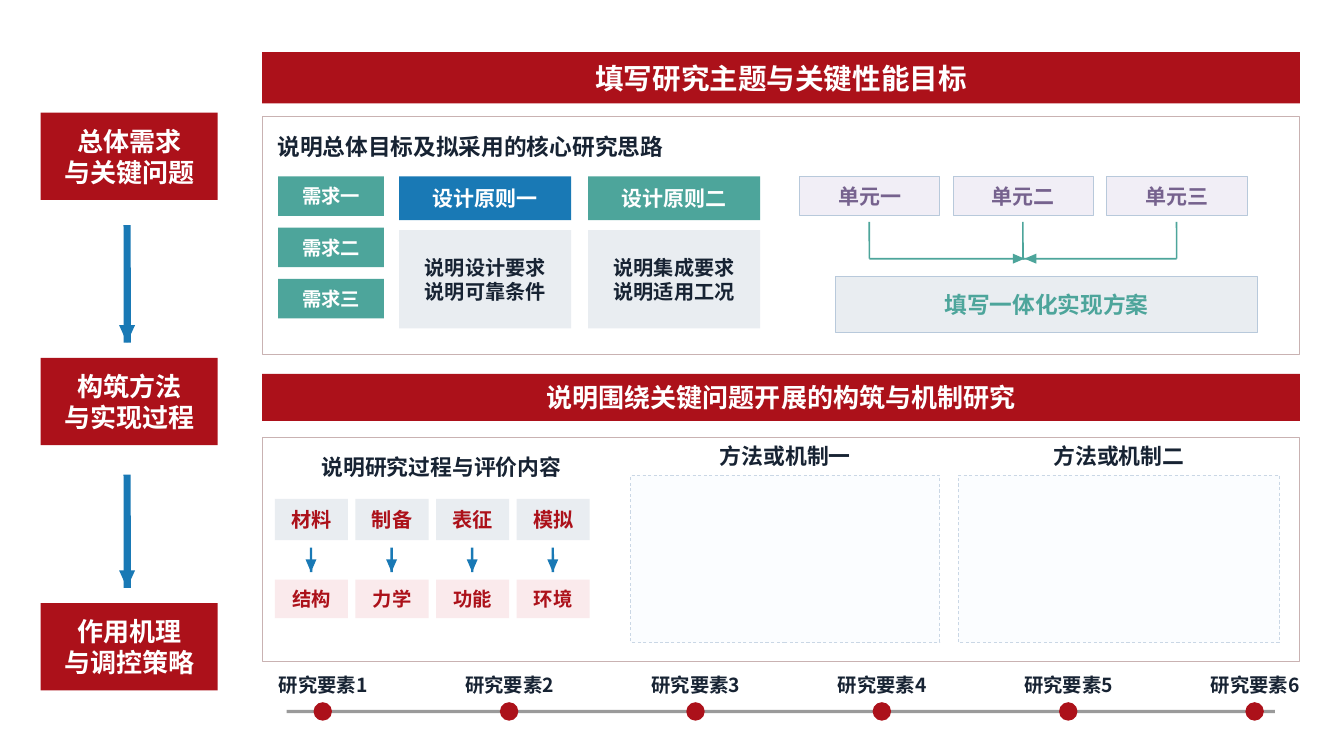
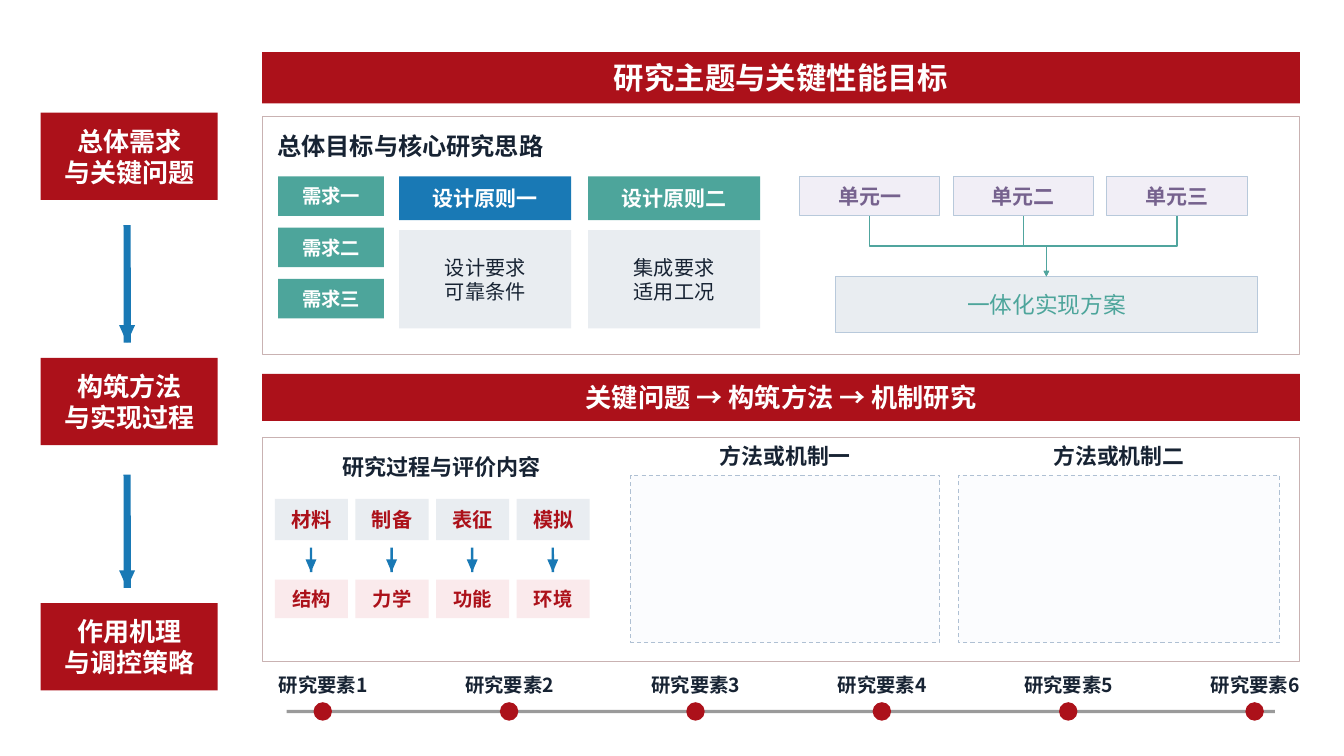
Before and after one commit to chengweihuu/research-opt-skill, a slide deck: slide 20 of assets/template-library.pptx. Drawn at 1344x756 pixels with LibreOffice and Linux fonts; fonts in the diff are those of the drawing. Boxes give left, top, right and bottom in pixels: in the first picture for what was removed or moved away, otherwise in the second. Text is boxed around its words. In the diff, an @@ line names an element or a change of style, - is before the commit and + after.

```diff
--- a/assets/template-library.pptx
+++ b/assets/template-library.pptx
@@ text in rectangle at (614,63,948,92): text changed; size 20.4 to 21.8 pt @@
-填写研究主题与关键性能目标
+研究主题与关键性能目标
@@ text at (277,134,543,157): text changed; size 16.2 to 17.2 pt @@
-说明总体目标及拟采用的核心研究思路
+总体目标与核心研究思路
@@ line removed from (869, 222) to (869, 259) @@
@@ elbow arrow added from (870, 216) to (1047, 276), #50A59E 1.05 pt @@
@@ line removed from (1023, 222) to (1023, 259) @@
@@ elbow arrow added from (1023, 216) to (1047, 276), #50A59E 1.05 pt @@
@@ elbow arrow added from (1178, 216) to (1047, 276), #50A59E 1.05 pt @@
@@ line removed from (1177, 222) to (1177, 259) @@
@@ text in rectangle at (445,258,526,301): text changed; bold off @@
-说明设计要求
-说明可靠条件
+设计要求
+可靠条件
@@ text in rectangle at (634,258,715,301): text changed; bold off @@
-说明集成要求
-说明适用工况
+集成要求
+适用工况
@@ line removed from (869, 259) to (1024, 259) @@
@@ freeform shape removed at (1013,254,1025,264) @@
@@ line removed from (1023, 259) to (1024, 259) @@
@@ line removed from (1177, 259) to (1024, 259) @@
@@ freeform shape removed at (1024,254,1036,264) @@
@@ text in rectangle at (967,294,1126,315): text changed; bold off @@
-填写一体化实现方案
+一体化实现方案
@@ text in rectangle at (586,384,977,410): text changed; size 18.6 to 18.8 pt @@
-说明围绕关键问题开展的构筑与机制研究
+关键问题 → 构筑方法 → 机制研究
@@ text at (343,456,541,477): text changed; size 15.6 to 15.8 pt @@
-说明研究过程与评价内容
+研究过程与评价内容
@@ rectangle at (631,476,941,643): fill #FBFDFF to #FBFCFE; outline #CAD7E5 0.57 pt dashed to #AFC0D3 0.75 pt dashed @@
@@ rectangle at (959,476,1280,643): fill #FBFDFF to #FBFCFE; outline #CAD7E5 0.57 pt dashed to #AFC0D3 0.75 pt dashed @@
```
Also in this commit, not shown: 37 other slides changed, 1 other file.
